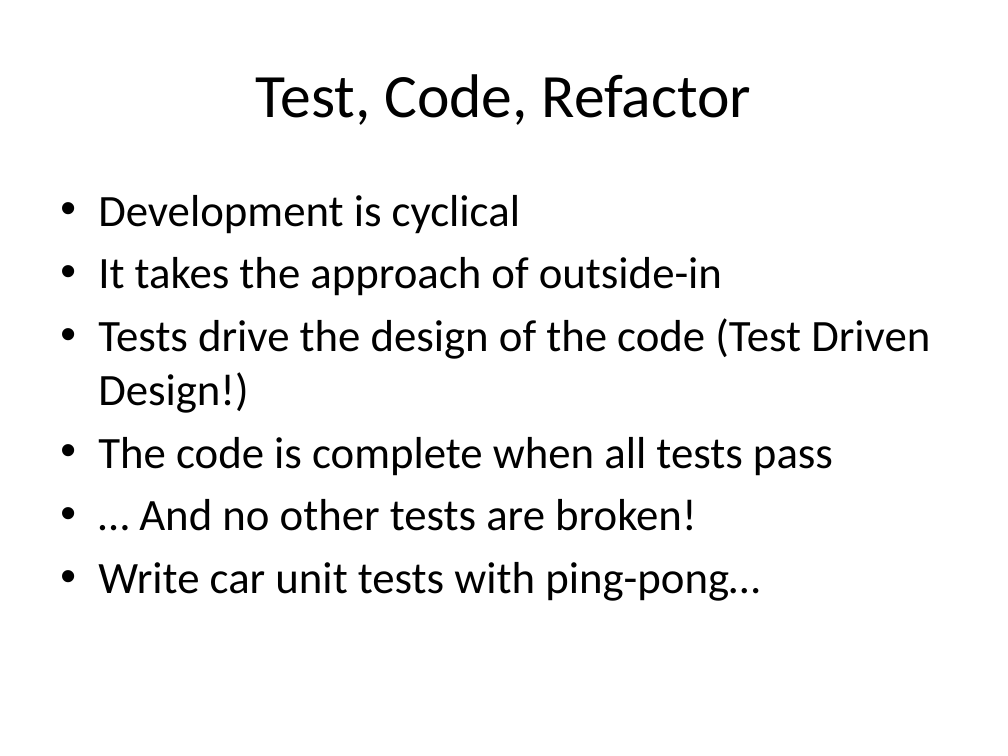
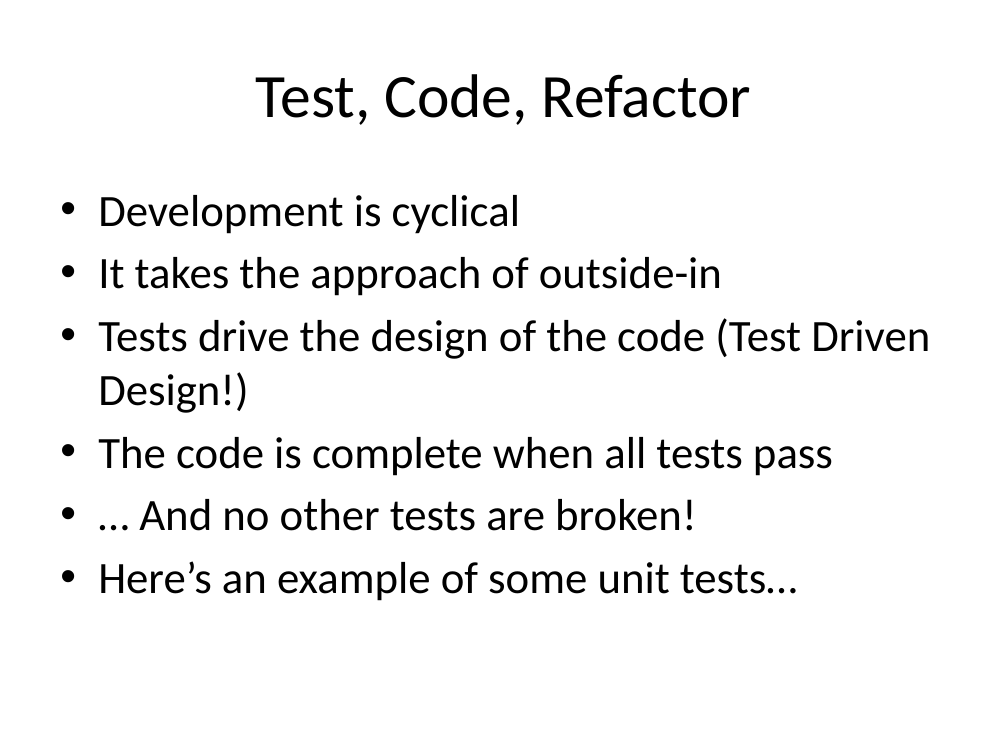
Before and after one commit to moowahaha/BDD-Presentation-and-Demo, a slide deck: slide 9 of BDD.pptx. Drawn at 1008x756 pixels with LibreOffice and Linux fonts; fonts in the diff are those of the drawing. Boxes give left, top, right and bottom in pixels: in the first picture for what was removed or moved away, otherwise in the second. Text is boxed around its words. In the diff, an @@ line names an element or a change of style, - is before the commit and + after.

```diff
--- a/BDD.pptx
+++ b/BDD.pptx
@@ text at box(98, 561, 797, 601): text changed @@
-• Write car unit tests with ping-pong…
+• Here’s an example of some unit tests…
```
Also in this commit, not shown: 2 other slides changed, 1 slide added.
